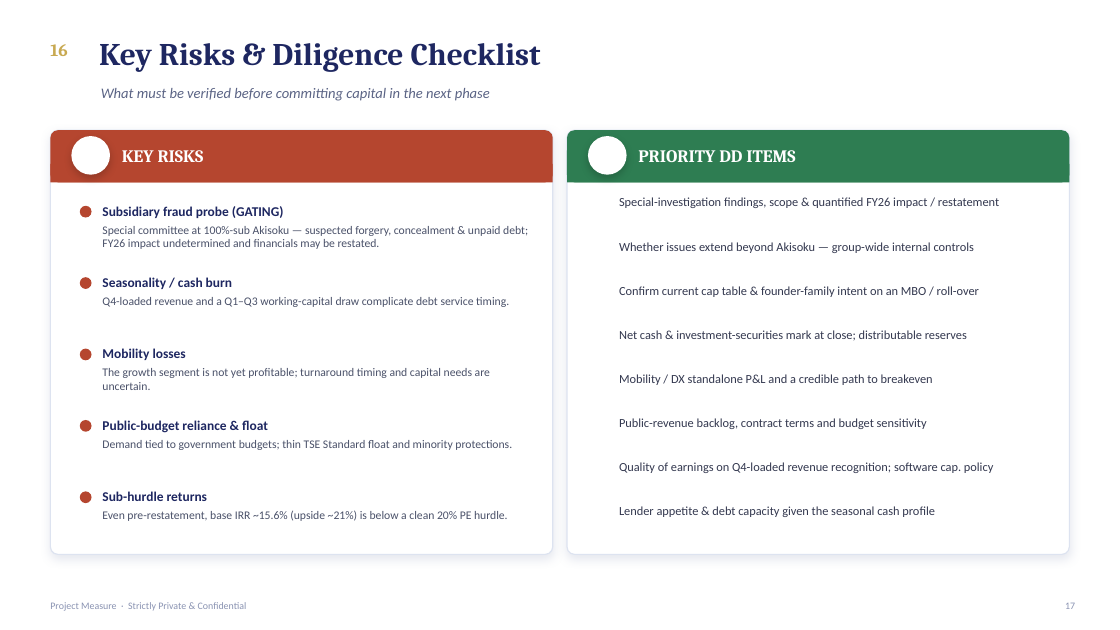
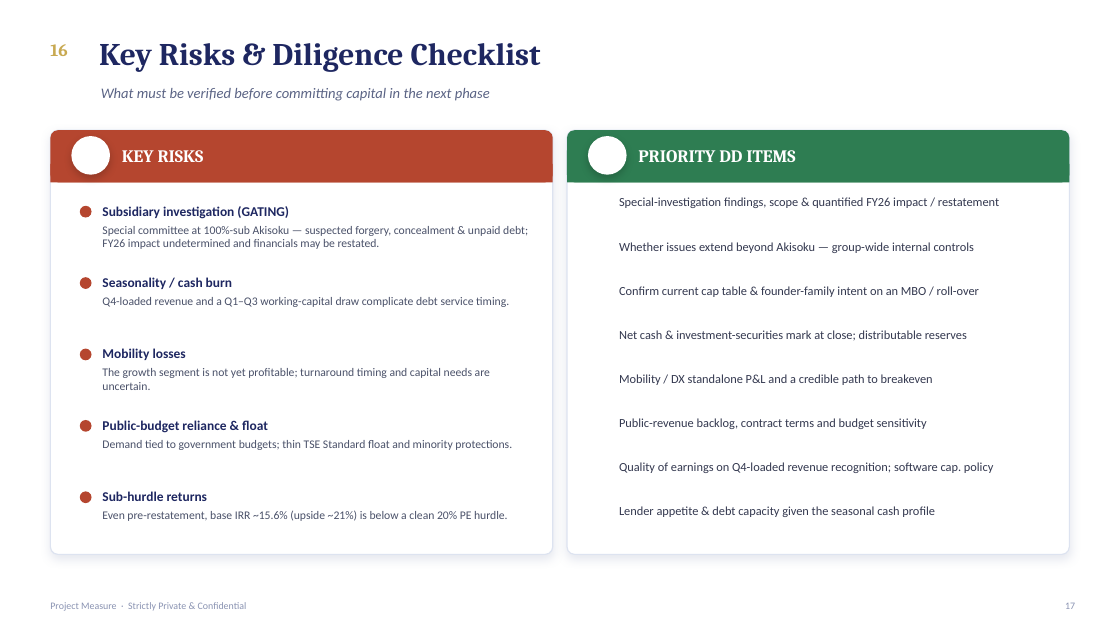
Before and after one commit to ankimo1210/projects, a slide deck: slide 17 of aisan_lbo_case/docs/AISAN_4667_Take_Private_Case_Study.pptx. Drawn at 1120x630 pixels with LibreOffice and Linux fonts; fonts in the diff are those of the drawing; background and template pictures are left out. Boxes give left, top, right and bottom in pixels: in the first picture for what was removed or moved away, otherwise in the second. Text is boxed around its words. In the diff, an @@ line names an element or a change of style, - is before the commit and + after.

```diff
--- a/aisan_lbo_case/docs/AISAN_4667_Take_Private_Case_Study.pptx
+++ b/aisan_lbo_case/docs/AISAN_4667_Take_Private_Case_Study.pptx
@@ text at (102,206,289,219): text changed @@
-Subsidiary fraud probe (GATING)
+Subsidiary investigation (GATING)
```
Also in this commit, not shown: 4 other slides changed, 2 other files.
